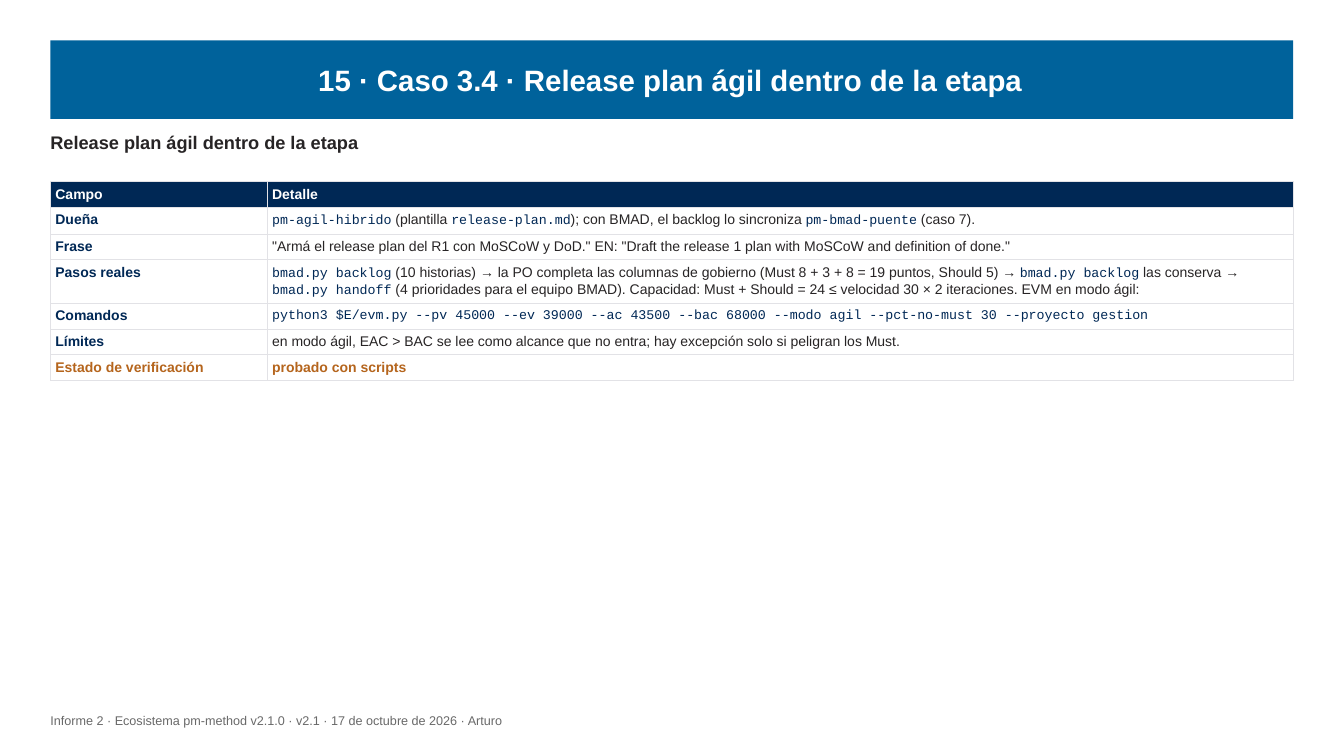
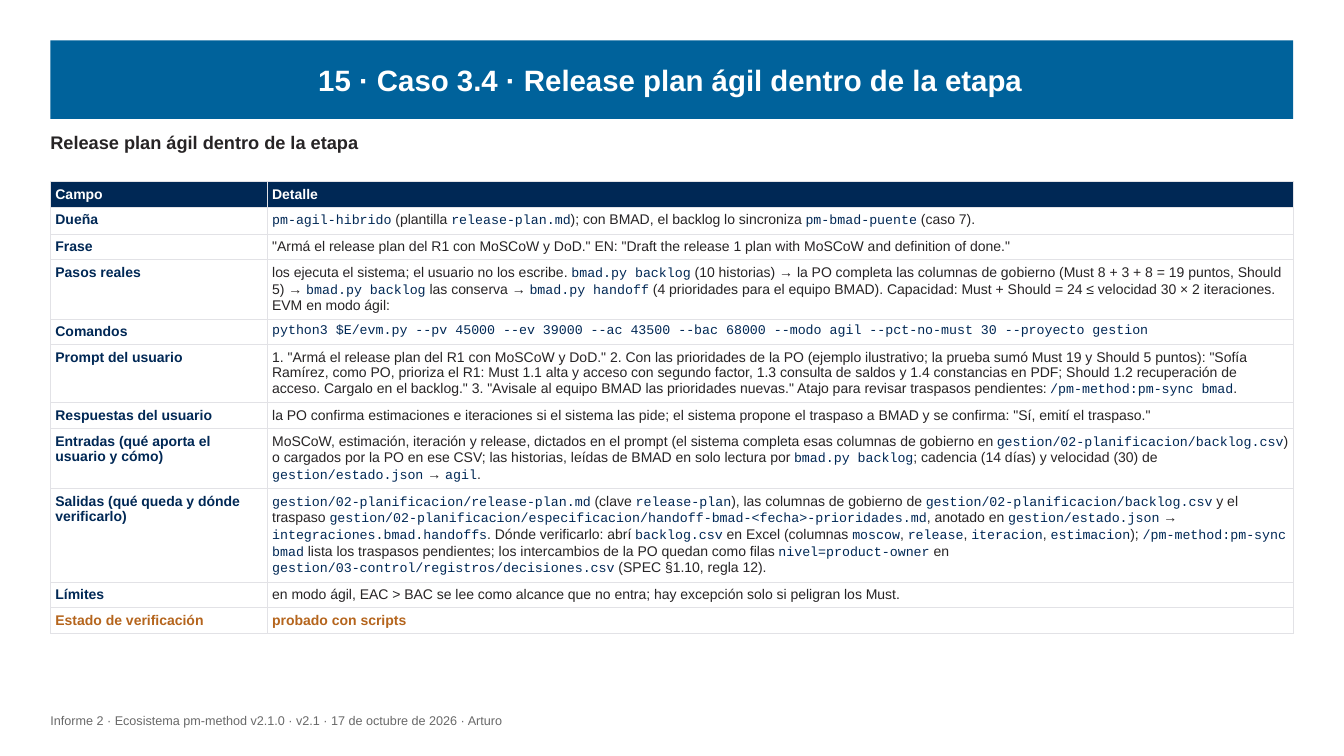
Before and after one commit to Arturo-Penas-Rial/pm-method, a slide deck: slide 128 of docs/informe/informe-2-ecosistema-pm-method-v2.1.pptx (slide 125 before the commit). Drawn at 1344x756 pixels with LibreOffice and Linux fonts; fonts in the diff are those of the drawing. Boxes give left, top, right and bottom in pixels: in the first picture for what was removed or moved away, otherwise in the second. Text is boxed around its words. In the diff, an @@ line names an element or a change of style, - is before the commit and + after.

Commit message:
pm-method 2.1.0: guías E2E para el usuario, prompts y entradas/salidas en los casos, diagramas legibles

```diff
--- a/docs/informe/informe-2-ecosistema-pm-method-v2.1.pptx
+++ b/docs/informe/informe-2-ecosistema-pm-method-v2.1.pptx
@@ table at bbox=[50, 181, 1294, 632] @@
-row 4, column 2: bmad.py backlog (10 historias) → la PO completa las columnas de gobierno (Must 8 + 3 + 8 = 19 puntos, Should 5) → bmad.py backlog las conserva → bmad.py handoff (4 prioridades para el equipo BMAD). Capacidad: Must + Should = 24 ≤ velocidad 30 × 2 iteraciones. EVM en modo ágil:
+row 4, column 2: los ejecuta el sistema; el usuario no los escribe. bmad.py backlog (10 historias) → la PO completa las columnas de gobierno (Must 8 + 3 + 8 = 19 puntos, Should 5) → bmad.py backlog las conserva → bmad.py handoff (4 prioridades para el equipo BMAD). Capacidad: Must + Should = 24 ≤ velocidad 30 × 2 iteraciones. EVM en modo ágil:
+row 6: Prompt del usuario | 1. "Armá el release plan del R1 con MoSCoW y DoD." 2. Con las prioridades de la PO (ejemplo ilustrativo; la prueba sumó Must 19 y Should 5 puntos): "Sofía Ramírez, como PO, prioriza el R1: Must 1.1 alta y acceso con segundo factor, 1.3 consulta de saldos y 1.4 constancias en PDF; Should 1.2 recuperación de acceso. Cargalo en el backlog." 3. "Avisale al equipo BMAD las prioridades nuevas." Atajo para revisar traspasos pendientes: /pm-method:pm-sync bmad.
+row 7: Respuestas del usuario | la PO confirma estimaciones e iteraciones si el sistema las pide; el sistema propone el traspaso a BMAD y se confirma: "Sí, emití el traspaso."
+row 8: Entradas (qué aporta el usuario y cómo) | MoSCoW, estimación, iteración y release, dictados en el prompt (el sistema completa esas columnas de gobierno en gestion/02-planificacion/backlog.csv) o cargados por la PO en ese CSV; las historias, leídas de BMAD en solo lectura por bmad.py backlog; cadencia (14 días) y velocidad (30) de gestion/estado.json → agil.
+row 9: Salidas (qué queda y dónde verificarlo) | gestion/02-planificacion/release-plan.md (clave release-plan), las columnas de gobierno de gestion/02-planificacion/backlog.csv y el traspaso gestion/02-planificacion/especificacion/handoff-bmad-<fecha>-prioridades.md, anotado en gestion/estado.json → integraciones.bmad.handoffs. Dónde verificarlo: abrí backlog.csv en Excel (columnas moscow, release, iteracion, estimacion); /pm-method:pm-sync bmad lista los traspasos pendientes; los intercambios de la PO quedan como filas nivel=product-owner en gestion/03-control/registros/decisiones.csv (SPEC §1.10, regla 12).
```
Also in this commit, not shown: 45 other slides changed, 7 slides added, 1 slide removed, 52 other files.
